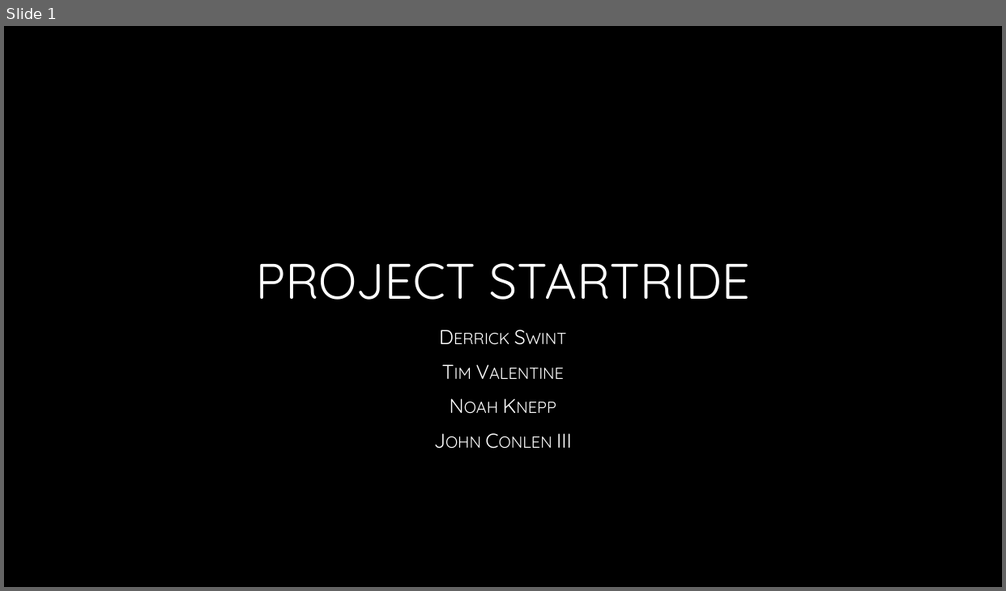
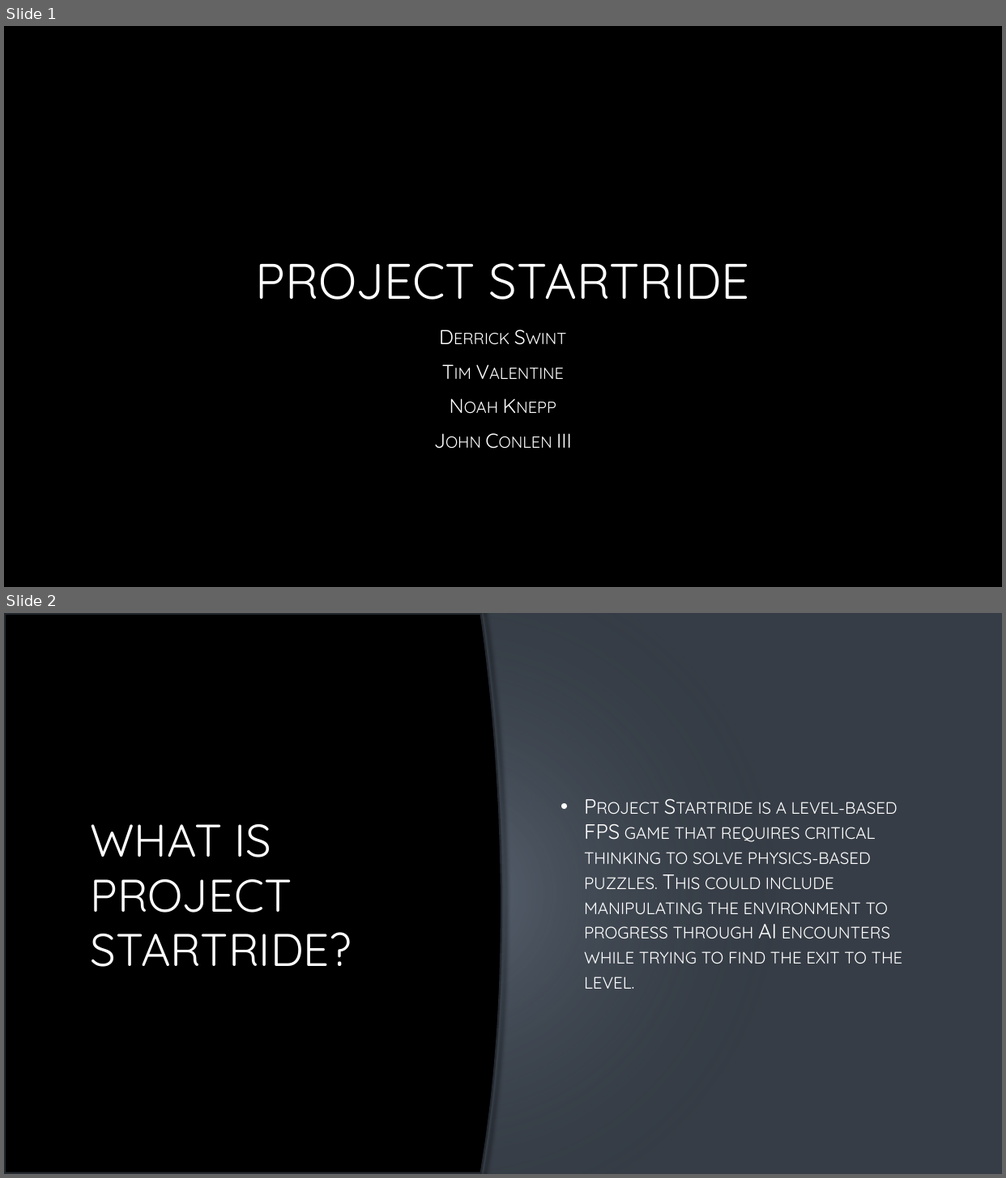
Before and after one commit to JConman/StrightEntertainment, a slide deck: Project Startride Presentation.pptx. Shown one above the other, each under a label of ours: slide 1 before the commit, slides 1 and 2 after it. The pictures are 1006x591 and 1006x1178 pixels, drawn with LibreOffice and Linux fonts; fonts in the diff are those of the drawing; background and template pictures are left out. Boxes give left, top, right and bottom in pixels: in the first picture for what was removed or moved away, otherwise in the second. Text is boxed around its words. In the diff, an @@ line names an element or a change of style, - is before the commit and + after.

```diff
--- a/Project Startride Presentation.pptx
+++ b/Project Startride Presentation.pptx
@@ slide 2 added at (4, 613, 1002, 1174), background picture (left out) @@
@@ rectangle added at (4, 613, 1002, 1174), fill #363D46 @@
@@ freeform shape added at (4, 613, 503, 1174), fill #000000, outline #282E35 3.5 pt @@
@@ rectangle added at (66, 613, 833, 1174), fill gradient #A8B1BC to #7C899A to #363D46 @@
@@ text added at (584, 802, 903, 989), 20 pt, text gradient #FFFFFF to #BFBFBF, small capitals @@
+• Project Startride is a level-based FPS game that requires critical thinking to solve physics-based puzzles. This could include manipulating the environment to progress through AI encounters while trying to find the exit to the level.
@@ title added at (90, 824, 351, 967), 44 pt, text gradient #FFFFFF to #A6A6A6 @@
+WHAT IS PROJECT STARTRIDE?
```
Also in this commit, not shown: 1 slide changed, 3 other slides added, 1 slide removed.
